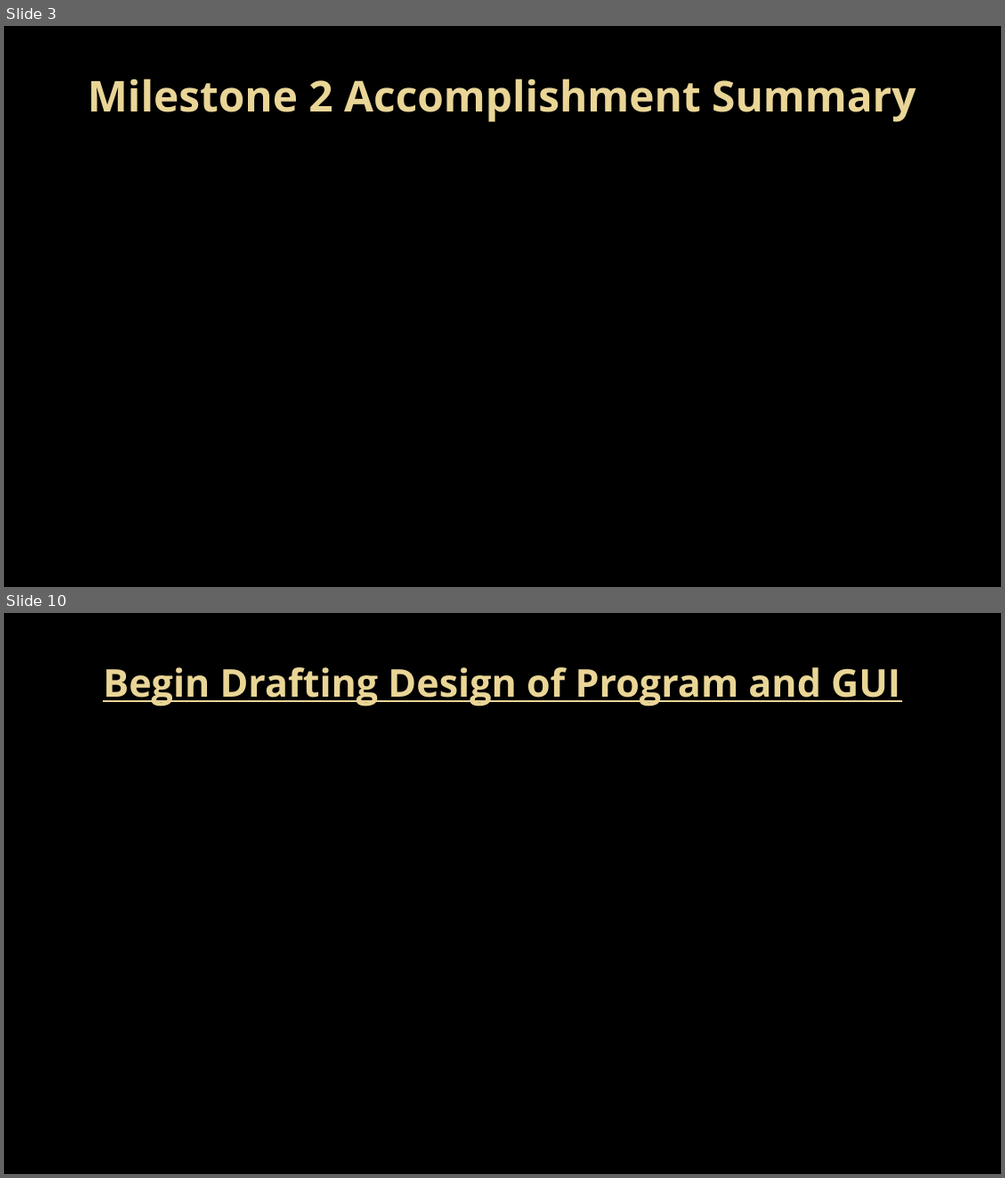
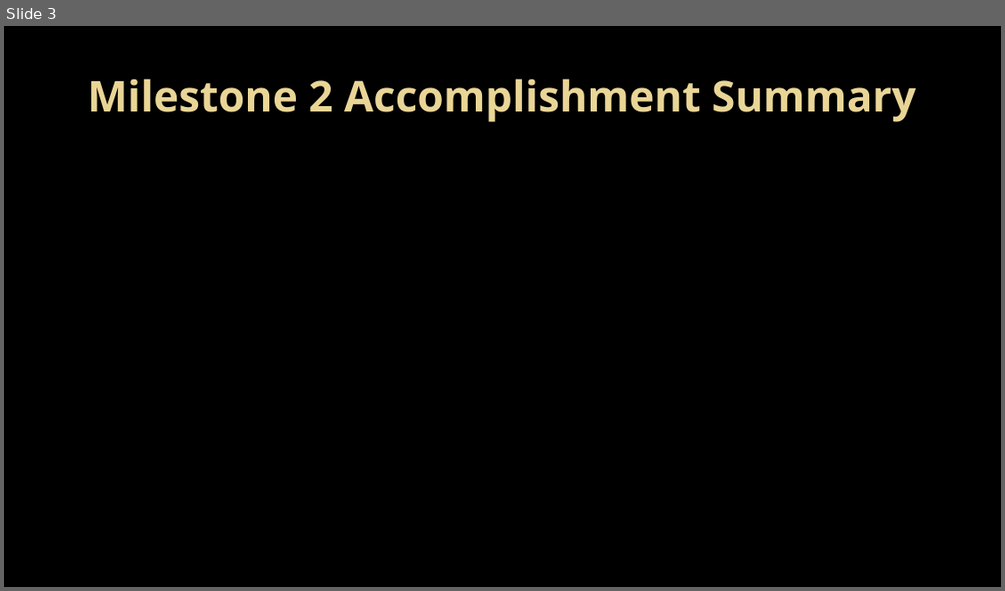
Before and after one commit to Topgun122104/SeniorProj, a slide deck: Documents/Presentations/Milestone 2 presentation.pptx. Shown one above the other, each under a label of ours: slides 3 and 10 before the commit, slide 3 after it; the slides between them are not shown. The pictures are 1005x1178 and 1005x591 pixels, drawn with LibreOffice and Linux fonts; fonts in the diff are those of the drawing; background and template pictures are left out. Boxes give left, top, right and bottom in pixels: in the first picture for what was removed or moved away, otherwise in the second. Text is boxed around its words. In the diff, an @@ line names an element or a change of style, - is before the commit and + after.

```diff
--- a/Documents/Presentations/Milestone 2 presentation.pptx
+++ b/Documents/Presentations/Milestone 2 presentation.pptx
@@ slide 10 removed at (4,613,1001,1174), background picture (left out) @@
@@ title removed at (103,667,900,706) @@
-Begin Drafting Design of Program and GUI
```
Also in this commit, not shown: 2 slides changed, 2 slides added, 6 other slides removed, 1 other file.
